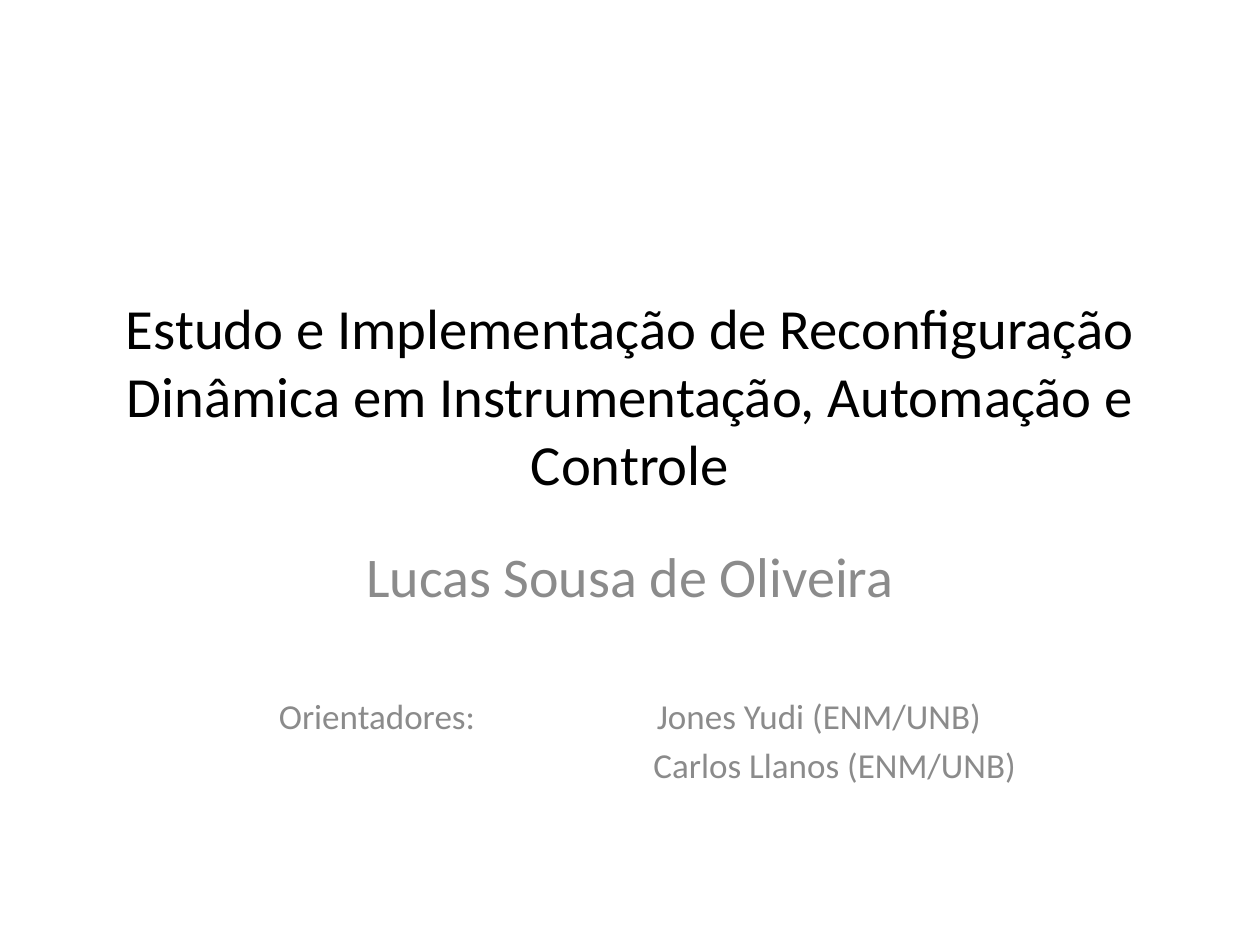
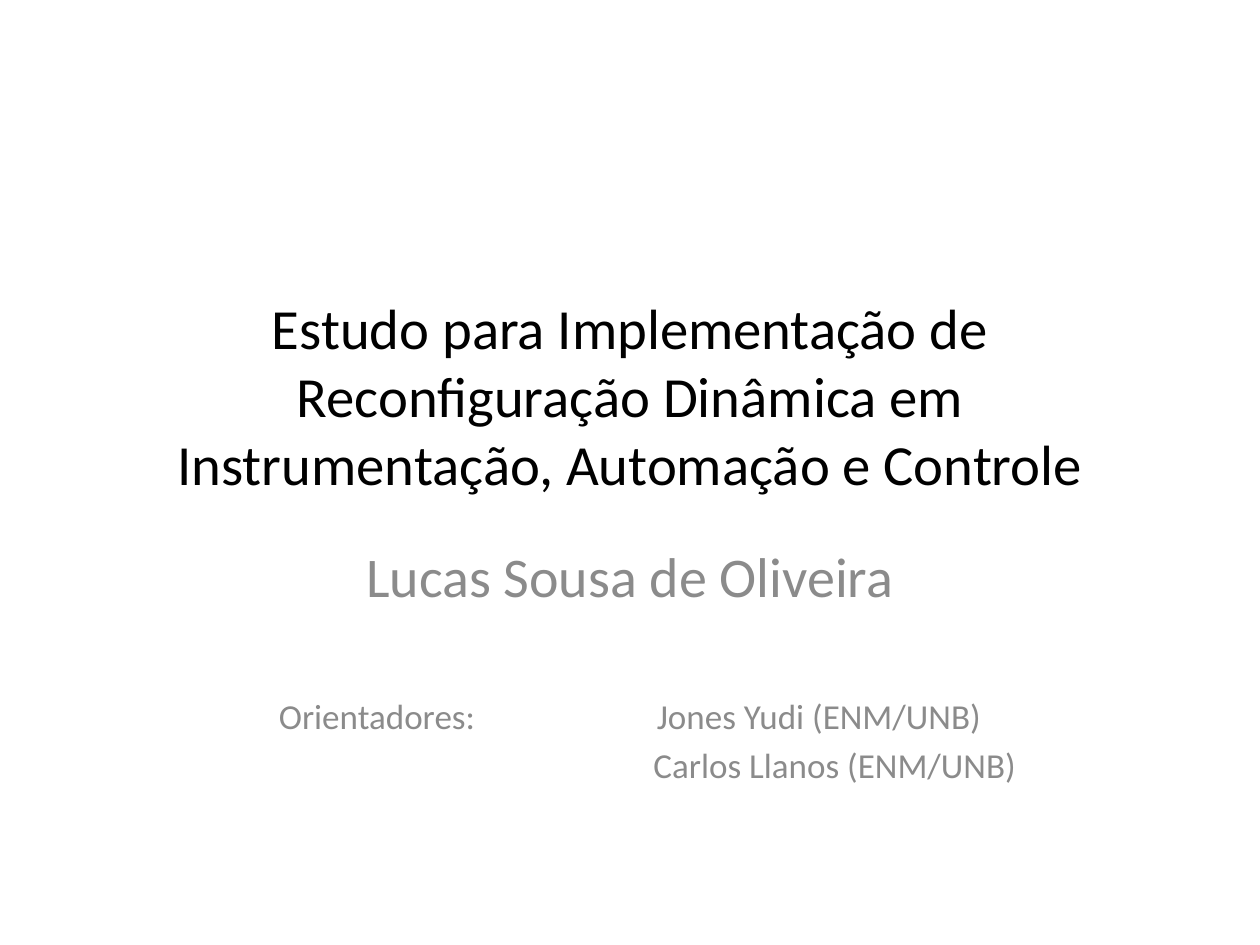
Before and after one commit to lsoliveira459/tg2, a slide deck: slide 1 of Apresentação/Estudo e Implementação de Reconfiguração Dinâmica.pptx. Drawn at 1260x945 pixels with LibreOffice and Linux fonts; fonts in the diff are those of the drawing; background and template pictures are left out. Boxes give left, top, right and bottom in pixels: in the first picture for what was removed or moved away, otherwise in the second. Text is boxed around its words. In the diff, an @@ line names an element or a change of style, - is before the commit and + after.

```diff
--- a/Apresentação/Estudo e Implementação de Reconfiguração Dinâmica.pptx
+++ b/Apresentação/Estudo e Implementação de Reconfiguração Dinâmica.pptx
@@ title at [177,309,1082,495]: text changed @@
-Estudo e Implementação de Reconfiguração Dinâmica em Instrumentação, Automação e Controle
+Estudo para Implementação de Reconfiguração Dinâmica em Instrumentação, Automação e Controle
```
Also in this commit, not shown: 1 slide added, 6 other files.
